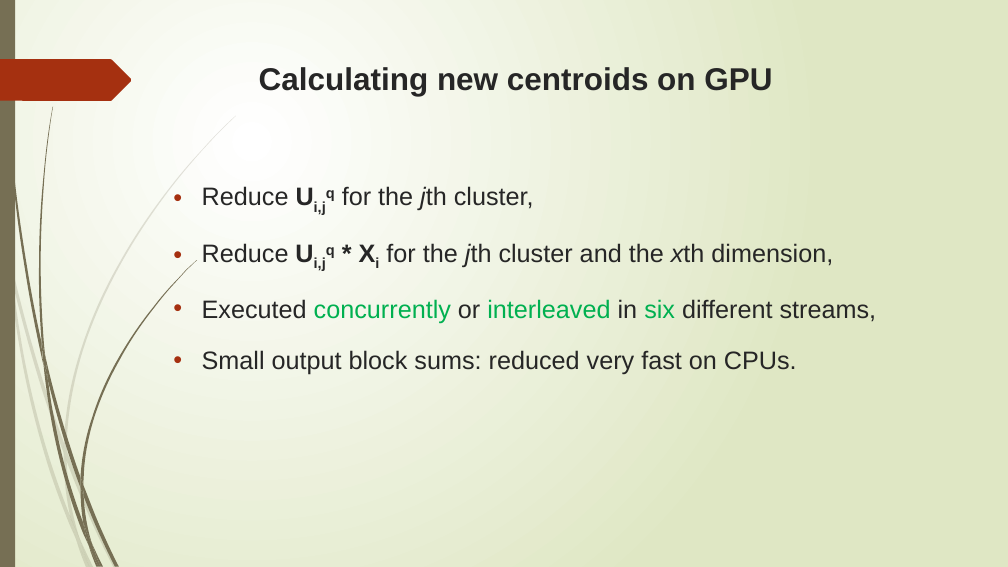
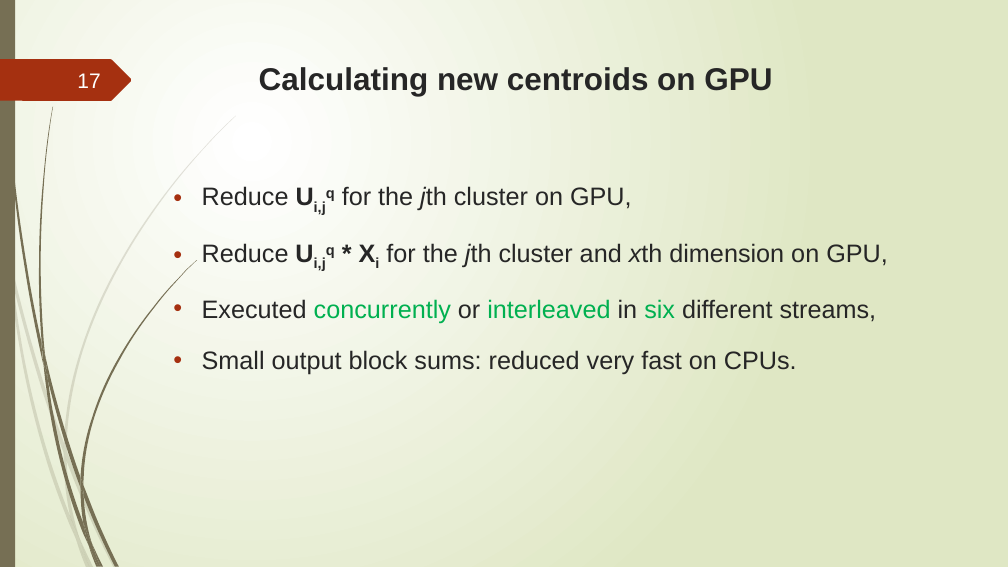
Before and after one commit to trungvdhp/master-ntou, a slide deck: slide 17 of ImageProcessing/Speeding up GFKM.pptx. Drawn at 1008x567 pixels with LibreOffice and Linux fonts; fonts in the diff are those of the drawing. Boxes give left, top, right and bottom in pixels: in the first picture for what was removed or moved away, otherwise in the second. Text is boxed around its words. In the diff, an @@ line names an element or a change of style, - is before the commit and + after.

```diff
--- a/ImageProcessing/Speeding up GFKM.pptx
+++ b/ImageProcessing/Speeding up GFKM.pptx
@@ page number added at <box>77,73,100,88</box>, 20 pt, text #FEFFFF @@
+17
@@ text at <box>202,186,888,271</box>: text changed @@
-• Reduce Ui,jq for the jth cluster,
-• Reduce Ui,jq * Xi for the jth cluster and the xth dimension,
+• Reduce Ui,jq for the jth cluster on GPU,
+• Reduce Ui,jq * Xi for the jth cluster and xth dimension on GPU,
```
Also in this commit, not shown: 33 other slides changed, 2 slides added, 2 other files.
